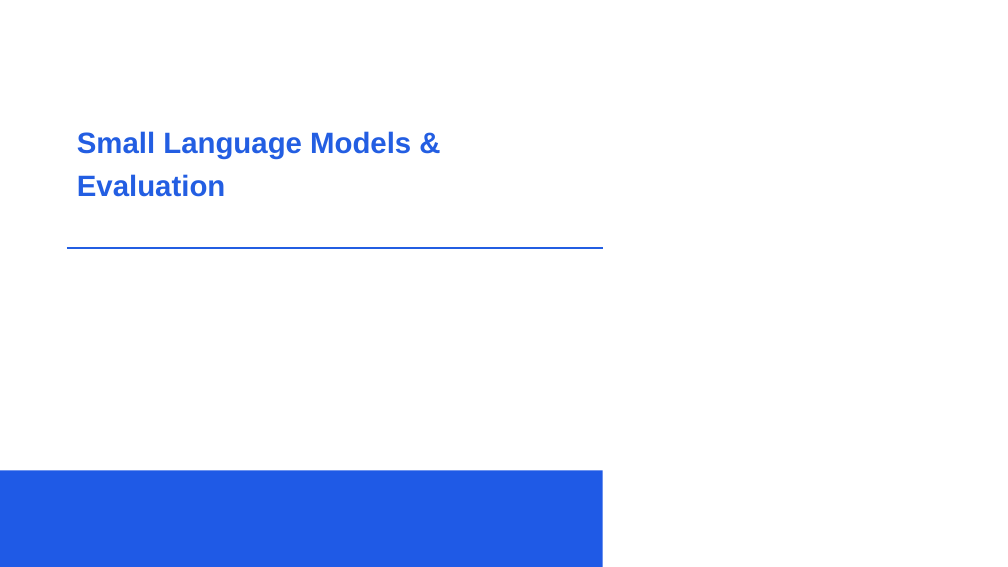
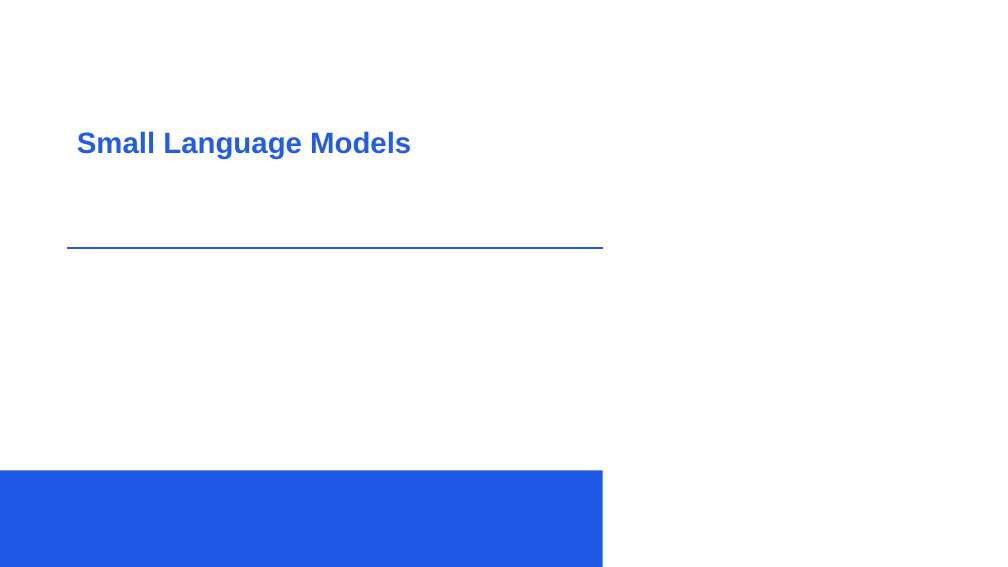
Before and after one commit to acceleratescience/large-language-models, a slide deck: slide 1 of Slides/4_SMLandQuantization.pptx. Drawn at 1008x567 pixels with LibreOffice and Linux fonts; fonts in the diff are those of the drawing; background and template pictures are left out. Boxes give left, top, right and bottom in pixels: in the first picture for what was removed or moved away, otherwise in the second. Text is boxed around its words. In the diff, an @@ line names an element or a change of style, - is before the commit and + after.

```diff
--- a/Slides/4_SMLandQuantization.pptx
+++ b/Slides/4_SMLandQuantization.pptx
@@ text at box(77, 131, 411, 159): text changed @@
-Small Language Models &
-Evaluation
+Small Language Models
```
Also in this commit, not shown: 1 other slide changed, 1 slide added, 1 slide removed, 3 other files.
